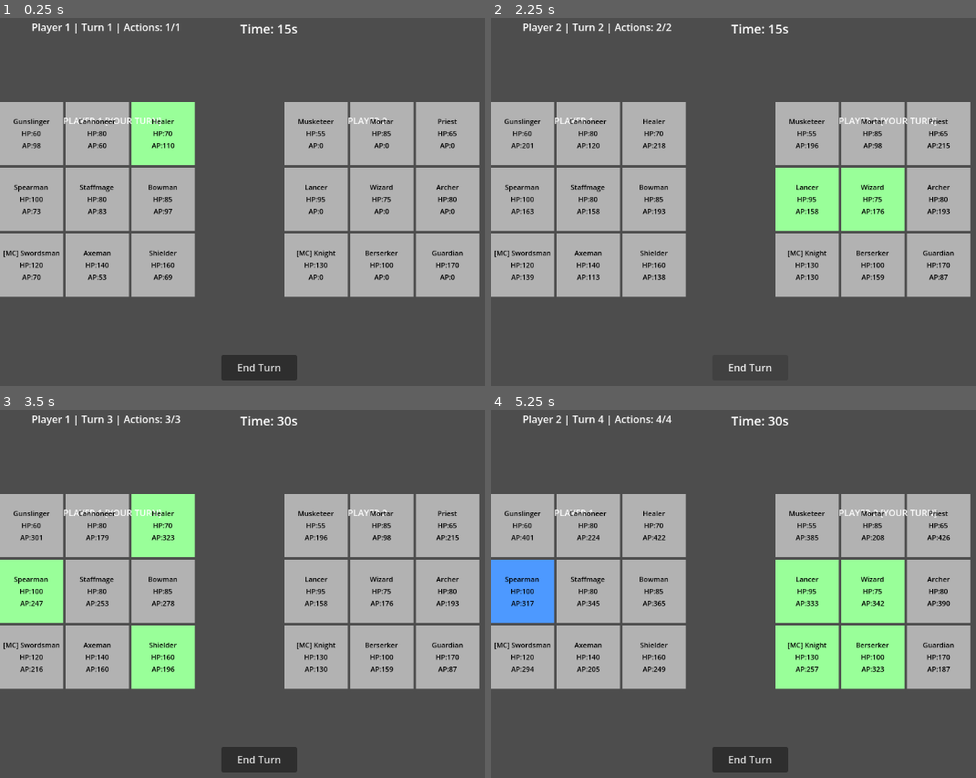
Above: before the commit, frames 1-4 (two rows, left to right).
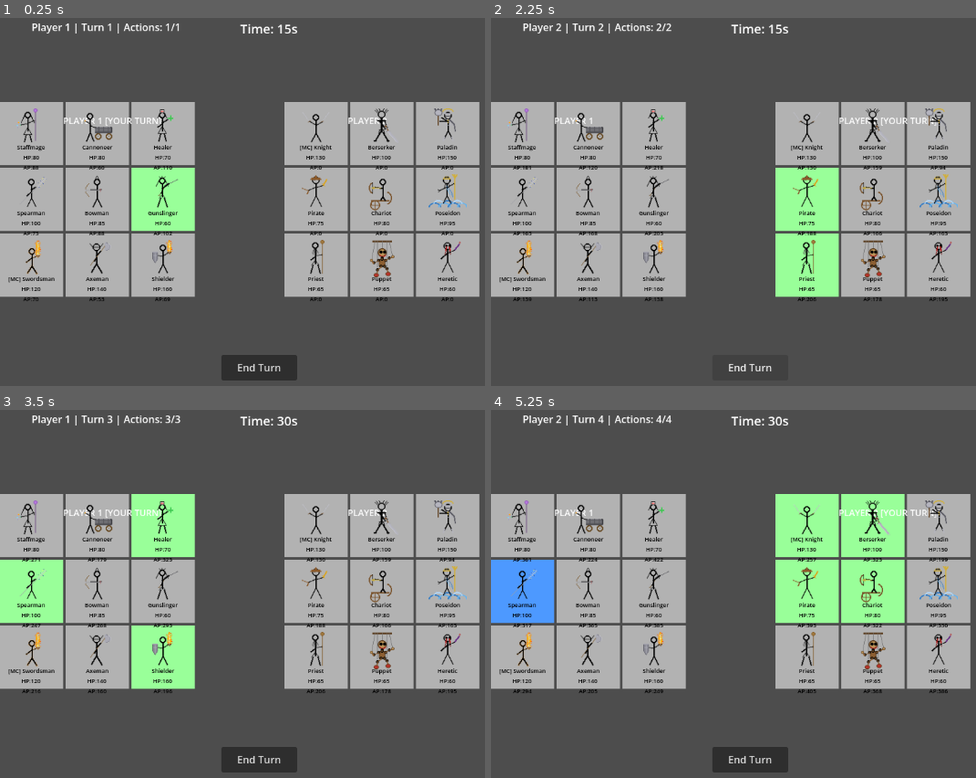
Above: after the commit, the same moments.

Repository: achacttn/squirrel-game-v-0
Game: Godot game, scene res://scenes/main.tscn
Two runs of this game, one before a commit and one after it. Both use one fixed random seed, a clock stepped at 60 frames per second and the inputs below.
Inputs (mouse positions are in pixels of both pictures, inside the frame that each line leads up to):
- Up to frame 1 (0.25 s): no input
- Up to frame 2 (2.25 s): click "End Turn" at 0.5 s; click "End Turn" at 1.25 s; click "End Turn" at 2 s
- Up to frame 3 (3.5 s): tap Enter at 2.75 s; move the mouse to (33, 524) at 2.77 s; click (33, 524) at 2.92 s
- Up to frame 4 (5.25 s): tap Space at 3.5, 5 s; move the mouse to (588, 524) at 3.52 s; click (588, 524) at 3.67 s; tap Enter at 4.25 s; move the mouse to (655, 524) at 4.27 s; click (655, 524) at 4.42 s; move the mouse to (524, 590) at 5.02 s; click (524, 590) at 5.17 s

The runs differ from the first frame. In frame 1, 9.1% of the frame differs, in the area x 0-97%, y 22-77%; in frame 2, 9.2%; in frame 3, 5.3%; in frame 4, 13%.

Commit message:
feat: Add icons for mercs

Diff:
--- a/scenes/grid.gd
+++ b/scenes/grid.gd
@@ -6,6 +6,8 @@
 const CELL_GAP = 4
 const ROWS = 3
 const COLS = 3
+
+@export var mirrored := false  # When true, row order is flipped so front row is at top
 
 # Emitted when a cell is clicked during gameplay — Main listens for this
 # to process actions (attack, guard, swap, etc.)
@@ -25,9 +27,11 @@
 		for col in COLS:
 			var cell = CellScene.instantiate()
 
+			# When mirrored, flip row order so front row (row 2) renders at top
+			var visual_row = (ROWS - 1 - row) if mirrored else row
 			cell.position = Vector2(
 				col * (CELL_SIZE + CELL_GAP),
-				row * (CELL_SIZE + CELL_GAP)
+				visual_row * (CELL_SIZE + CELL_GAP)
 			)
 
 			cell.set_meta("grid_pos", Vector2i(row, col))
@@ -93,6 +97,9 @@
 
 # Clear all target highlights
 func clear_targets():
+	if selected_cell:
+		selected_cell.set_selected(false)
+		selected_cell = null
 	for row in cells:
 		for cell in row:
 			cell.set_targeted(false)
--- a/scenes/main.gd
+++ b/scenes/main.gd
@@ -39,46 +39,52 @@
 
 func _ready():
 	# === Player 1 mercs (left grid) ===
-	var swordsman  = _make_merc("Swordsman",  MercData.WeaponType.SWORD,  120, 500, 8,  60, 80)  # ATK boosted for testing
-	var axeman     = _make_merc("Axeman",     MercData.WeaponType.SWORD,  140, 18, 10, 45, 60)
-	var shielder   = _make_merc("Shielder",   MercData.WeaponType.SWORD,  160, 8,  14, 50, 70)
-	var spearman   = _make_merc("Spearman",   MercData.WeaponType.SPEAR,  100, 12, 6,  70, 90)
-	var staffmage  = _make_merc("Staffmage",  MercData.WeaponType.STAFF,   80, 22, 3,  75, 95)
-	var bowman     = _make_merc("Bowman",      MercData.WeaponType.BOW,     85, 14, 4,  80, 100)
-	var gunslinger = _make_merc("Gunslinger", MercData.WeaponType.GUN,     60, 20, 3,  85, 105)
-	var cannon     = _make_merc("Cannoneer",  MercData.WeaponType.CANNON,  80, 25, 4,  45, 65)
-	var healer     = _make_merc("Healer",     MercData.WeaponType.STAFF,   70, 5,  3,  90, 110)
-
+	var swordsman  = _make_merc("Swordsman",  MercData.WeaponType.SWORD,  120, 500, 8,  60, 80, "res://assets/icons/swordsman.png")  # ATK boosted for testing
+	var axeman     = _make_merc("Axeman",     MercData.WeaponType.SWORD,  140, 18, 10, 45, 60, "res://assets/icons/axeman.png")
+	var shielder   = _make_merc("Shielder",   MercData.WeaponType.SWORD,  160, 8,  14, 50, 70, "res://assets/icons/shielder.png")
+	var spearman   = _make_merc("Spearman",   MercData.WeaponType.SPEAR,  100, 12, 6,  70, 90, "res://assets/icons/spearman.png")
+	var staffmage  = _make_merc("Staffmage",  MercData.WeaponType.STAFF,   80, 22, 3,  75, 95, "res://assets/icons/sorcerer.png")
+	var bowman     = _make_merc("Bowman",      MercData.WeaponType.BOW,     85, 14, 4,  80, 100, "res://assets/icons/archer.png")
+	var gunslinger = _make_merc("Gunslinger", MercData.WeaponType.GUN,     60, 20, 3,  85, 105, "res://assets/icons/gunslinger.png")
+	var cannon     = _make_merc("Cannoneer",  MercData.WeaponType.CANNON,  80, 25, 4,  45, 65, "res://assets/icons/cannoneer.png")
+	var healer     = _make_merc("Healer",     MercData.WeaponType.STAFF,   70, 5,  3,  90, 110, "res://assets/icons/healer.png")
+
+	# Front row (row 2) — melee
 	grid_p1.place_merc_at(2, 0, swordsman, true)
 	grid_p1.place_merc_at(2, 1, axeman)
 	grid_p1.place_merc_at(2, 2, shielder)
+	# Mid row (row 1) — agi
 	grid_p1.place_merc_at(1, 0, spearman)
-	grid_p1.place_merc_at(1, 1, staffmage)
-	grid_p1.place_merc_at(1, 2, bowman)
-	grid_p1.place_merc_at(0, 0, gunslinger)
+	grid_p1.place_merc_at(1, 1, bowman)
+	grid_p1.place_merc_at(1, 2, gunslinger)
+	# Back row (row 0) — magic/support
+	grid_p1.place_merc_at(0, 0, staffmage)
 	grid_p1.place_merc_at(0, 1, cannon)
 	grid_p1.place_merc_at(0, 2, healer)
 
 	# === Player 2 mercs (right grid) ===
-	var e_knight    = _make_merc("Knight",     MercData.WeaponType.SWORD,  130, 14, 9,  55, 75)
-	var e_berserker = _make_merc("Berserker",  MercData.WeaponType.SWORD,  100, 22, 4,  70, 90)
-	var e_guardian  = _make_merc("Guardian",   MercData.WeaponType.SWORD,  170, 7,  15, 40, 55)
-	var e_lancer    = _make_merc("Lancer",     MercData.WeaponType.SPEAR,  95,  13, 5,  75, 95)
-	var e_wizard    = _make_merc("Wizard",     MercData.WeaponType.STAFF,  75,  24, 2,  80, 100)
-	var e_archer    = _make_merc("Archer",     MercData.WeaponType.BOW,    80,  16, 3,  85, 105)
-	var e_musketeer = _make_merc("Musketeer",  MercData.WeaponType.GUN,    55,  18, 2,  90, 110)
-	var e_mortar    = _make_merc("Mortar",     MercData.WeaponType.CANNON, 85,  23, 5,  40, 60)
-	var e_priest    = _make_merc("Priest",     MercData.WeaponType.STAFF,  65,  4,  3,  95, 115)
-
+	var e_knight    = _make_merc("Knight",      MercData.WeaponType.SWORD,  130, 14, 9,  55, 75,  "res://assets/icons/dualblade.png")
+	var e_berserker = _make_merc("Berserker",   MercData.WeaponType.SWORD,  100, 22, 4,  70, 90,  "res://assets/icons/berserker.png")
+	var e_paladin   = _make_merc("Paladin",     MercData.WeaponType.SWORD,  150, 15, 12, 40, 60,  "res://assets/icons/paladin.png")
+	var e_pirate    = _make_merc("Pirate",      MercData.WeaponType.GUN,     75, 16, 2,  90, 110, "res://assets/icons/pirate.png")
+	var e_chariot   = _make_merc("Chariot",     MercData.WeaponType.BOW,     80, 12, 5,  75, 95,  "res://assets/icons/chariot-supporter.png")
+	var e_poseidon  = _make_merc("Poseidon",    MercData.WeaponType.SPEAR,   95, 18, 6,  70, 90,  "res://assets/icons/poseidon.png")
+	var e_priest    = _make_merc("Priest",      MercData.WeaponType.STAFF,   65, 4,  3,  95, 115, "res://assets/icons/priest.png")
+	var e_puppet    = _make_merc("Puppet",      MercData.WeaponType.STAFF,   65, 10, 2,  80, 100, "res://assets/icons/puppet.png")
+	var e_heretic   = _make_merc("Heretic",     MercData.WeaponType.STAFF,   60, 24, 2,  85, 105, "res://assets/icons/heretic.png")
+
+	# Front row (row 2) — melee
 	grid_p2.place_merc_at(2, 0, e_knight, true)
 	grid_p2.place_merc_at(2, 1, e_berserker)
-	grid_p2.place_merc_at(2, 2, e_guardian)
-	grid_p2.place_merc_at(1, 0, e_lancer)
-	grid_p2.place_merc_at(1, 1, e_wizard)
-	grid_p2.place_merc_at(1, 2, e_archer)
-	grid_p2.place_merc_at(0, 0, e_musketeer)
-	grid_p2.place_merc_at(0, 1, e_mortar)
-	grid_p2.place_merc_at(0, 2, e_priest)
+	grid_p2.place_merc_at(2, 2, e_paladin)
+	# Mid row (row 1) — agi
+	grid_p2.place_merc_at(1, 0, e_pirate)
+	grid_p2.place_merc_at(1, 1, e_chariot)
+	grid_p2.place_merc_at(1, 2, e_poseidon)
+	# Back row (row 0) — magic/support
+	grid_p2.place_merc_at(0, 0, e_priest)
+	grid_p2.place_merc_at(0, 1, e_puppet)
+	grid_p2.place_merc_at(0, 2, e_heretic)
 
 	# Turn managers — one per player
 	tm_p1 = TurnManager.new()
--- a/scenes/main.tscn
+++ b/scenes/main.tscn
@@ -11,3 +11,4 @@
 
 [node name="EnemyGrid" parent="." instance=ExtResource("1_o5qli")]
 position = Vector2(500, 200)
+mirrored = true
Not shown, added: .claude/settings.local.json
Binary file added: assets/icons/archer.png
Not shown, added: assets/icons/archer.png.import
Binary file added: assets/icons/axeman.png
Not shown, added: assets/icons/axeman.png.import
Binary file added: assets/icons/berserker.png
Not shown, added: assets/icons/berserker.png.import
Binary file added: assets/icons/cannoneer.png
Not shown, added: assets/icons/cannoneer.png.import
Binary file added: assets/icons/chariot-supporter.png
Binary file added: assets/icons/dualblade.png
Not shown, added: assets/icons/dualblade.png.import
(and 27 more such lines)
